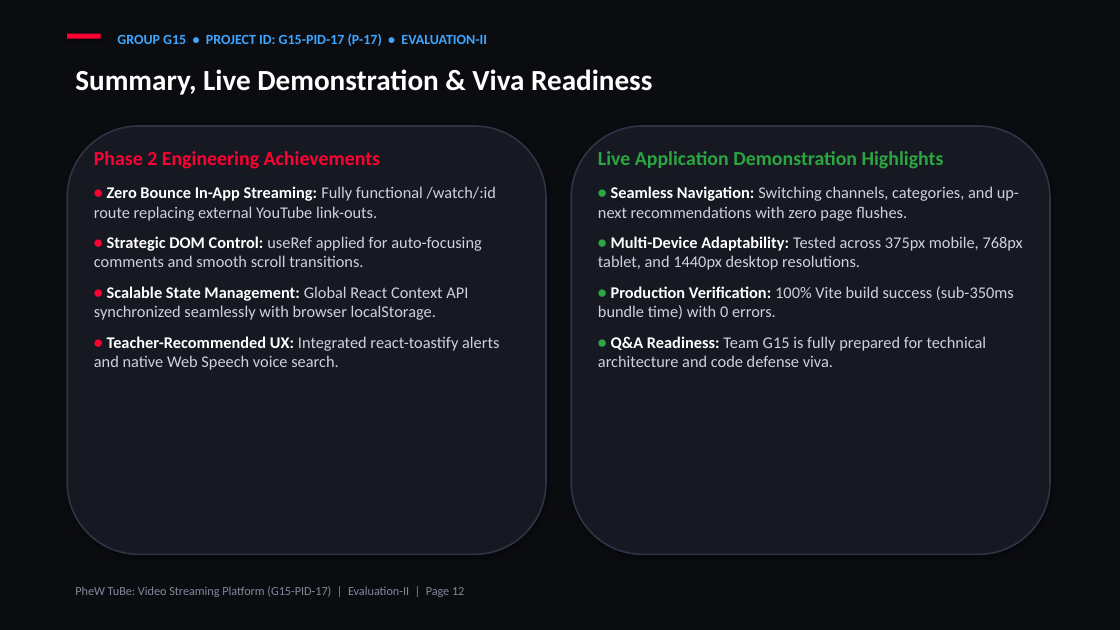
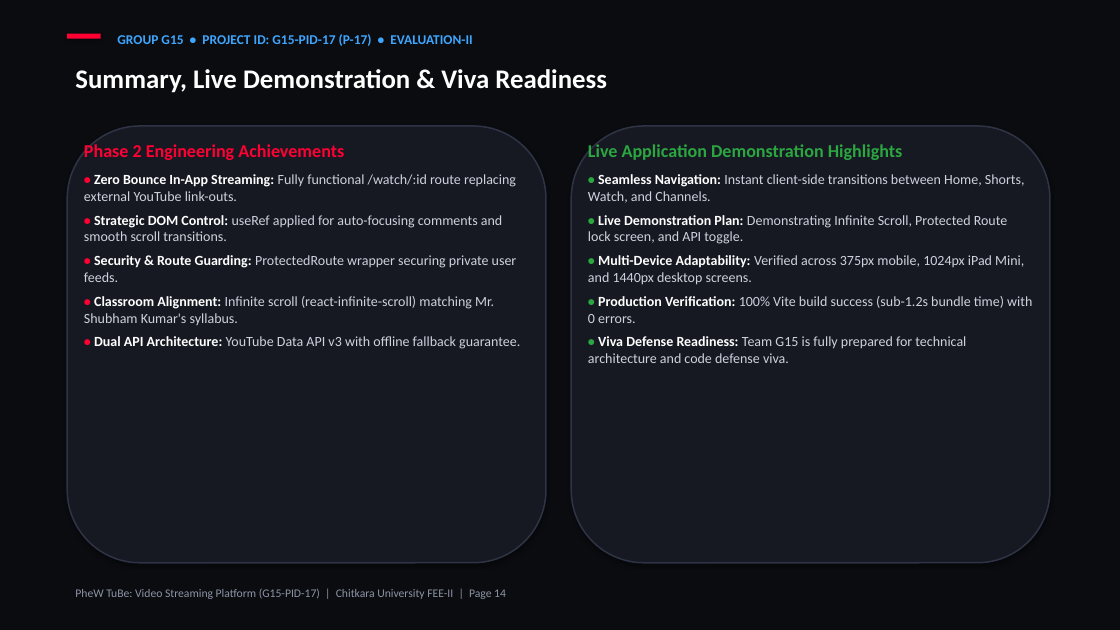
Before and after one commit to kishan-777/Front-End-Engineering_Evaluation-based-project, a slide deck: slide 14 of G15-PID-17.pptx (slide 12 before the commit). Drawn at 1120x630 pixels with LibreOffice and Linux fonts; fonts in the diff are those of the drawing. Boxes give left, top, right and bottom in pixels: in the first picture for what was removed or moved away, otherwise in the second. Text is boxed around its words. In the diff, an @@ line names an element or a change of style, - is before the commit and + after.

Commit message:
Fix all PPT distortions, image overlaps, Chitkara logo visibility, and add Phase 2 Protected Routing and Infinite Scroll slides

```diff
--- a/G15-PID-17.pptx
+++ b/G15-PID-17.pptx
@@ text "GROUP G15 • PROJECT ID: ..." at (x1=117, y1=34, x2=472, y2=46): size 12 to 11.5 pt @@
@@ text "Summary, Live Demonstration & Viva ..." at (x1=75, y1=69, x2=607, y2=93): size 25 to 23 pt @@
@@ rounded rectangle resized from (x1=67, y1=126, x2=546, y2=555) to (x1=67, y1=126, x2=546, y2=563) @@
@@ rounded rectangle at (x1=67, y1=126, x2=546, y2=563): outline #2E3445 1.4 pt to #2E3445 1.3 pt @@
@@ text at (x1=84, y1=144, x2=516, y2=241): size 17 to 15.5 pt in "Phase 2 Engineering Achievements"; size 15 to 12 pt in "•", "•"; size 14 to 12 pt in "Zero Bounce In-App Streaming: Fully functional /watch/:id ...", "Strategic DOM Control: useRef applied for auto-focusing ..."; less space between paragraphs @@
@@ rounded rectangle at (x1=571, y1=126, x2=1050, y2=563): outline #2E3445 1.4 pt to #2E3445 1.3 pt @@
@@ rounded rectangle resized from (x1=571, y1=126, x2=1050, y2=555) to (x1=571, y1=126, x2=1050, y2=563) @@
@@ text at (x1=588, y1=144, x2=902, y2=160): size 17 to 15.5 pt in "Live Application Demonstration Highlights"; less space between paragraphs @@
@@ text at (x1=588, y1=174, x2=1032, y2=363): text changed; size 14 to 12 pt @@
-• Seamless Navigation: Switching channels, categories, and up-next recommendations with zero page flushes.
-• Multi-Device Adaptability: Tested across 375px mobile, 768px tablet, and 1440px desktop resolutions.
-• Production Verification: 100% Vite build success (sub-350ms bundle time) with 0 errors.
-• Q&A Readiness: Team G15 is fully prepared for technical architecture and code defense viva.
+• Seamless Navigation: Instant client-side transitions between Home, Shorts, Watch, and Channels.
+• Live Demonstration Plan: Demonstrating Infinite Scroll, Protected Route lock screen, and API toggle.
+• Multi-Device Adaptability: Verified across 375px mobile, 1024px iPad Mini, and 1440px desktop screens.
+• Production Verification: 100% Vite build success (sub-1.2s bundle time) with 0 errors.
+• Viva Defense Readiness: Team G15 is fully prepared for technical architecture and code defense viva.
@@ text at (x1=84, y1=255, x2=520, y2=349): text changed; size 14 to 12 pt @@
-• Scalable State Management: Global React Context API synchronized seamlessly with browser localStorage.
-• Teacher-Recommended UX: Integrated react-toastify alerts and native Web Speech voice search.
+• Security & Route Guarding: ProtectedRoute wrapper securing private user feeds.
+• Classroom Alignment: Infinite scroll (react-infinite-scroll) matching Mr. Shubham Kumar's syllabus.
+• Dual API Architecture: YouTube Data API v3 with offline fallback guarantee.
@@ text at (x1=75, y1=589, x2=506, y2=599): text changed; size 10.5 to 10 pt; text colour #828A9B to #8C94A5 @@
-PheW TuBe: Video Streaming Platform (G15-PID-17) | Evaluation-II | Page 12
+PheW TuBe: Video Streaming Platform (G15-PID-17) | Chitkara University FEE-II | Page 14
```
Also in this commit, not shown: 10 other slides changed, 3 slides added, 1 slide removed, 1 other file.
